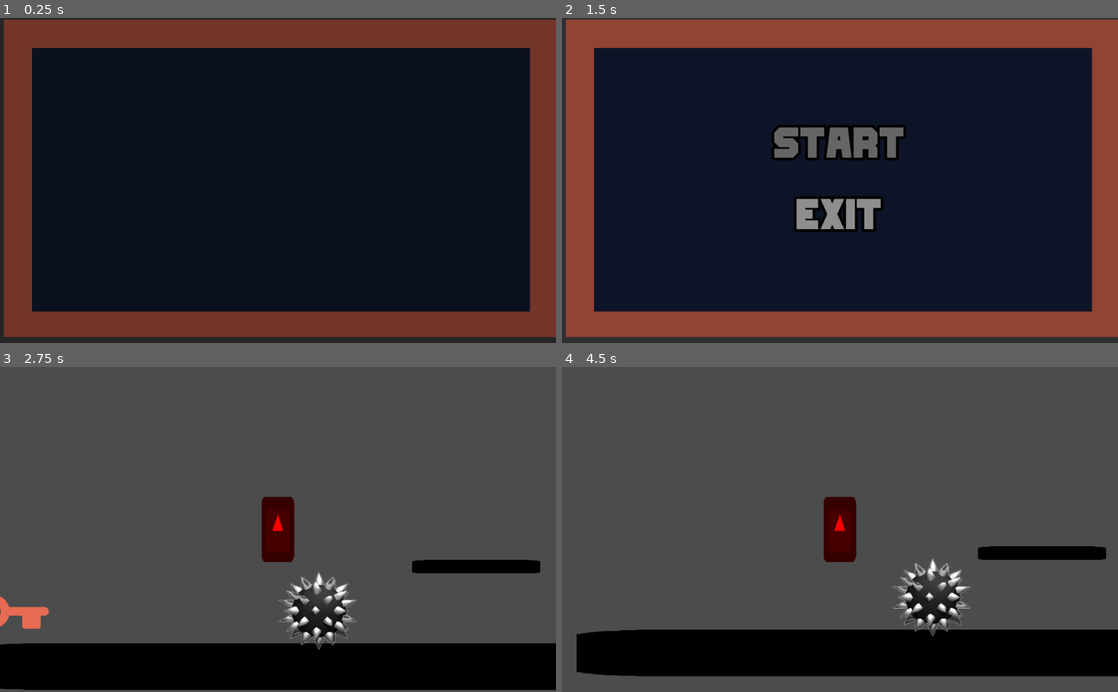
Above: before the commit, frames 1-4 (two rows, left to right).
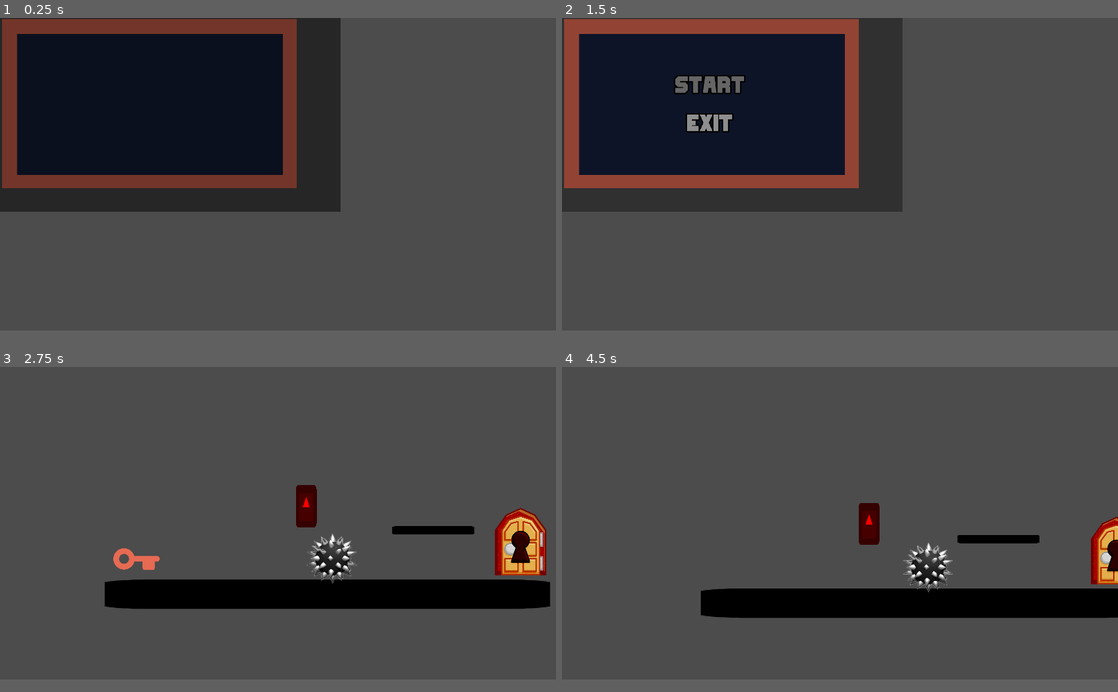
Above: after the commit, the same moments.

Repository: btzr-io/gwj-25
Game: Godot game, scene res://scenes/main_screen.tscn
The game is run twice, just before and just after one commit, with the same random seed, the same clock (stepped at 60 frames per second) and the same inputs. The engine's default icon, where the game draws it, is replaced by a stand-in: a white triangle on a blue panel in a dark square.
Inputs:
- Up to frame 1 (0.25 s): no input
- Up to frame 2 (1.5 s): hold Right (player_move_right) 0.53-1.25 s; tap Up (player_jump) at 0.77 s; click "start" at 1.25 s
- Up to frame 3 (2.75 s): hold Right (player_move_right) from 2.03 s (still down); tap Up (player_jump) at 2.27 s
- Up to frame 4 (4.5 s): release Right (player_move_right) at 2.78 s; hold Left (player_move_left) 2.78-3.53 s; hold Right (player_move_right) from 3.53 s (still down); tap Up (player_jump) at 3.77 s
In our replay, the window is 800x468 before the commit and 800x450 after it. These sizes can differ from the game's own. Grey fills any space a smaller window leaves; there, only what the larger window draws over its background counts as a difference.

The runs differ from the first frame. In frame 1, 76% of the frame differs, in the area x 0-100%, y 0-100%; in frame 2, 79%; in frame 3, 25%; in frame 4, 25%.

Commit message:
add smooth movement for camera and fix resolution

Diff:
--- a/project.godot
+++ b/project.godot
@@ -18,6 +18,14 @@
 config/name="Godot Jam 25"
 run/main_scene="res://scenes/main_screen.tscn"
 config/icon="res://icon.png"
+
+[display]
+
+window/size/width=1920
+window/size/height=1080
+window/dpi/allow_hidpi=true
+window/stretch/mode="viewport"
+window/stretch/aspect="keep"
 
 [input]
 
--- a/scenes/world.tscn
+++ b/scenes/world.tscn
@@ -47,7 +47,9 @@
 
 [node name="Camera2D" type="Camera2D" parent="Player"]
 current = true
-zoom = Vector2( 1.5, 1.5 )
+zoom = Vector2( 1.25, 1.25 )
+smoothing_enabled = true
+smoothing_speed = 4.0
 
 [node name="Spike" parent="." instance=ExtResource( 7 )]
 position = Vector2( 971, 856 )
